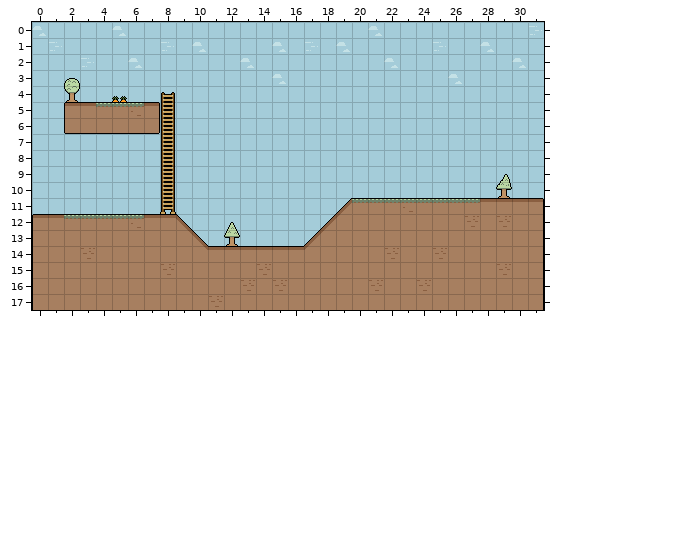
Tiled map -- maps/1.tmx. Above: the version before the commit.
Cells are 16x16 px. Shown: x 0..31, y 0..17.
After:
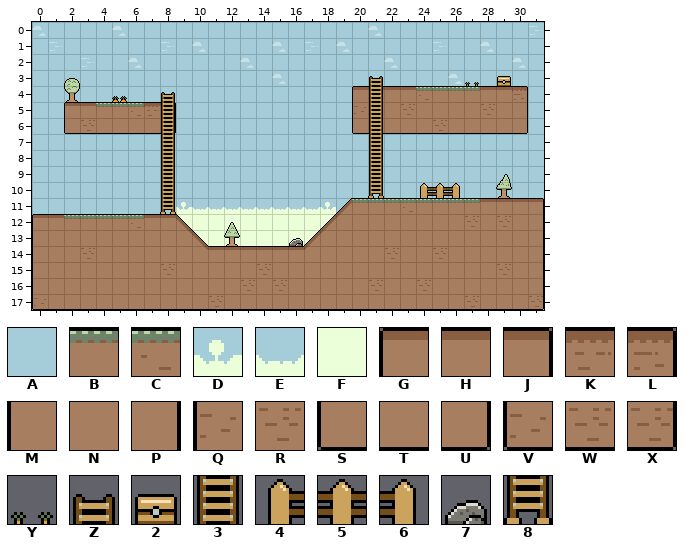
Key: from "Tilesheet": A 1, B 4, C 8, D 13, E 14, F 27, G 42, H 43, J 44, K 47, L 48, M 55, N 56, P 57, Q 59, R 60, S 68, T 69, U 70, V 72, W 73, X 74, Y 212, Z 220, 2 231, 3 233, 4 247, 5 248, 6 249, 7 250, 8 259.
_ is an empty cell, . an unchanged one.
Tiles of an added or newly shown layer are drawn over the layers below it.
The exact change:
--- layer "Sky"
@@ x 9..18 @@
-11 AAAAAAAAAA
-12 AAAAAAAAAA
-13 .AAAAAAAA.
+11 DEEEEEEEED
+12 FFFFFFFFFF
+13 .FFFFFFFF.
--- layer "Ground"
@@ x 3..30 @@
- 4 .................___________
- 5 ....J3...........___________
- 6 T...U3...........___________
+ 4 .................GHHHCBBBHHL
+ 5 ....KJ...........QNNRNNNNRNP
+ 6 W...TU...........STTTTWTTTTU
@@ x 0..31 @@
-17 MNNNNNNNNNNRNNNNNNNNNNNNNNNNNNNP
+17 VTTTTTTTTTTWTTTTTTTTTTTTTTTWTTTX
--- layer "Ladders" (added)
@@ x 8..21 @@
- 3 ............._
- 4 ............._
- 5 _............_
- 6 _............_
- 7 ............._
- 8 ............._
- 9 ............._
-10 ............._
+ 3 .............Z
+ 4 .............3
+ 5 3............3
+ 6 3............3
+ 7 .............3
+ 8 .............3
+ 9 .............3
+10 .............8
--- layer "Plants"
@@ x 27..27 @@
- 3 _
+ 3 Y
--- layer "Lawn Ornaments" (added)
@@ x 24..26 @@
-10 ___
+10 456
@@ x 16..16 @@
-13 _
+13 7
--- layer "Treasures" (added)
@@ x 29..29 @@
- 3 _
+ 3 2
